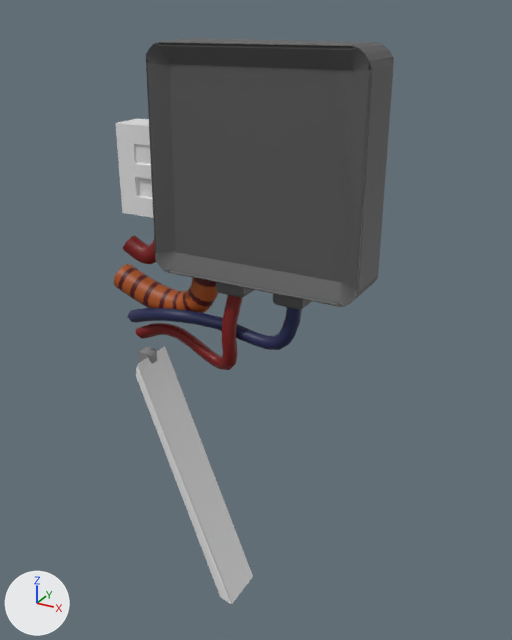
What one commit did to the glTF model godot/Assets/tablet_ui_3d_model/tablet_ui_3d_model_addon.glb.
The view is the same before and after, from a 50 mm camera at (0.235, -0.37, 0.139) aimed at (0.021, 0.02, -0.056). Every picture has the same lights, and +X, +Y and +Z are marked at lower left. The picture after the commit comes second. Vertices at exactly the same position are counted once.

The first picture shows 'BézierCurve'.
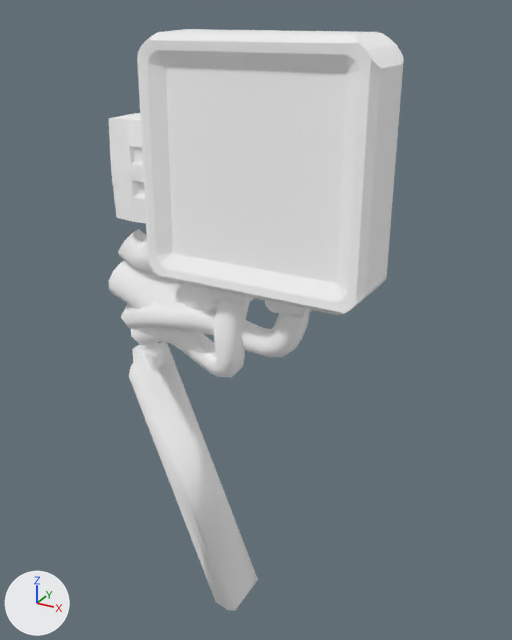
Commit message: update tablet 3d model

Where the change shows, as pixel boxes (x1, y1, x2, y2) in the pictures (512 x 640 px):
'BézierCurve', reshaped
    before: (114, 38, 394, 604)
    after: (108, 29, 404, 611)
part 1 of me_béziercurve, added
    after: (132, 342, 164, 370)
part 2 of me_béziercurve, built on
    before: (146, 41, 394, 307)
    after: (108, 29, 404, 611)

Patch to the scene script:
```diff
--- a/godot/Assets/tablet_ui_3d_model/tablet_ui_3d_model_addon.glb.py
+++ b/godot/Assets/tablet_ui_3d_model/tablet_ui_3d_model_addon.glb.py
@@ mat_outline @@
+mat_outline = principled_material('outline')
+mat_outline.base_color = (1.0, 1.0, 1.0)  # white #ffffff
+mat_outline.metallic = 1.0
+mat_outline.roughness = 1.0
@@ me_béziercurve @@
 # used by ob_béziercurve; location = (-0.0022, 0.0025, -0.0165)
-me_béziercurve.from_pydata(...)  # 799 vertices, 1502 faces; spans x -0.081..0.108, y -0.018..0.02, z -0.27..0.139
+me_béziercurve.from_pydata(...)  # 1568 vertices, 2920 faces; spans x -0.082..0.113, y -0.023..0.025, z -0.273..0.144
+# me_béziercurve part 1: the loose piece of 24 vertices spanning x -0.065..-0.054, y -0.003..0.008, z -0.086..-0.076 is copied, and the copy is scaled about its middle by (1.74, 1.63, 1.63), then moved by (0.001, 0.0, 0.0), in mat_outline (white #ffffff); it spans x -0.068..-0.049, y -0.007..0.011, z -0.09..-0.072
+# me_béziercurve part 2: 14 vertices removed from x -0.032..0.107, y -0.018..-0.011, z -0.001..0.138; 759 vertices added at x -0.082..0.113, y -0.023..0.025, z -0.273..0.144
 me_béziercurve.materials.append(mat_material_009)
@@ me_béziercurve @@
 me_béziercurve.materials.append(mat_material_025)
+me_béziercurve.materials.append(mat_outline)  # white #ffffff
```
